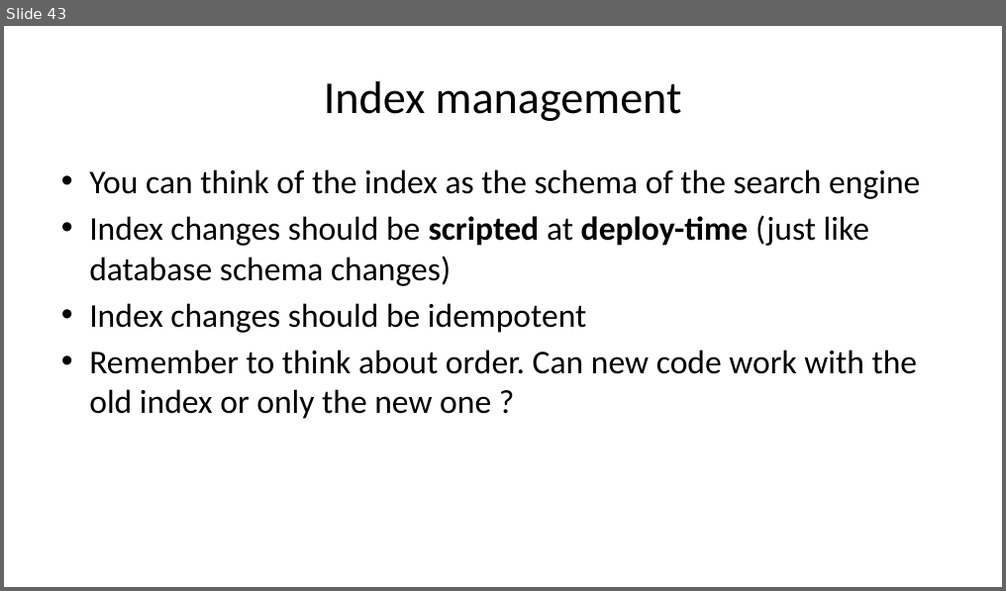
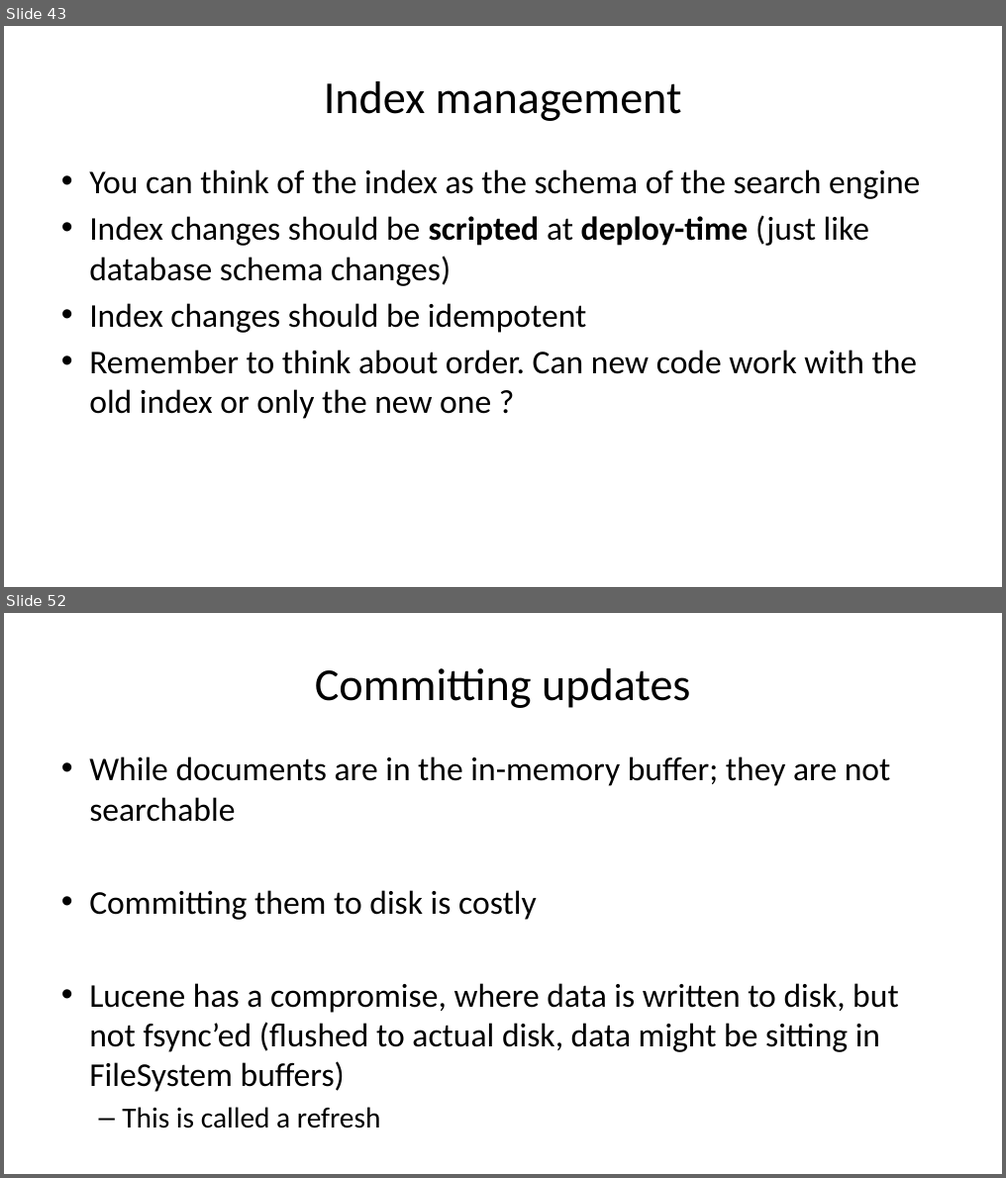
Before and after one commit to driis/ElasticTalk, a slide deck: ElasticSearch Presentation.pptx. Shown one above the other, each under a label of ours: slide 43 before the commit, slides 43 and 52 after it; the slides between them are not shown. The pictures are 1006x591 and 1006x1178 pixels, drawn with LibreOffice and Linux fonts; fonts in the diff are those of the drawing. Boxes give left, top, right and bottom in pixels: in the first picture for what was removed or moved away, otherwise in the second. Text is boxed around its words. In the diff, an @@ line names an element or a change of style, - is before the commit and + after.

```diff
--- a/ElasticSearch Presentation.pptx
+++ b/ElasticSearch Presentation.pptx
@@ slide 52 added at bbox=[4, 613, 1002, 1174], background #FFFFFF @@
@@ title added at bbox=[315, 668, 690, 708], 44 pt, text #000000 @@
+Committing updates
@@ text added at bbox=[89, 757, 899, 1129], 32 pt, text #000000 @@
+• While documents are in the in-memory buffer; they are not searchable
+• Committing them to disk is costly
+• Lucene has a compromise, where data is written to disk, but not fsync’ed (flushed to actual disk, data might be sitting in FileSystem buffers)
+  – This is called a refresh
```
Also in this commit, not shown: 6 slides changed, 31 other slides added, 1 slide removed.
